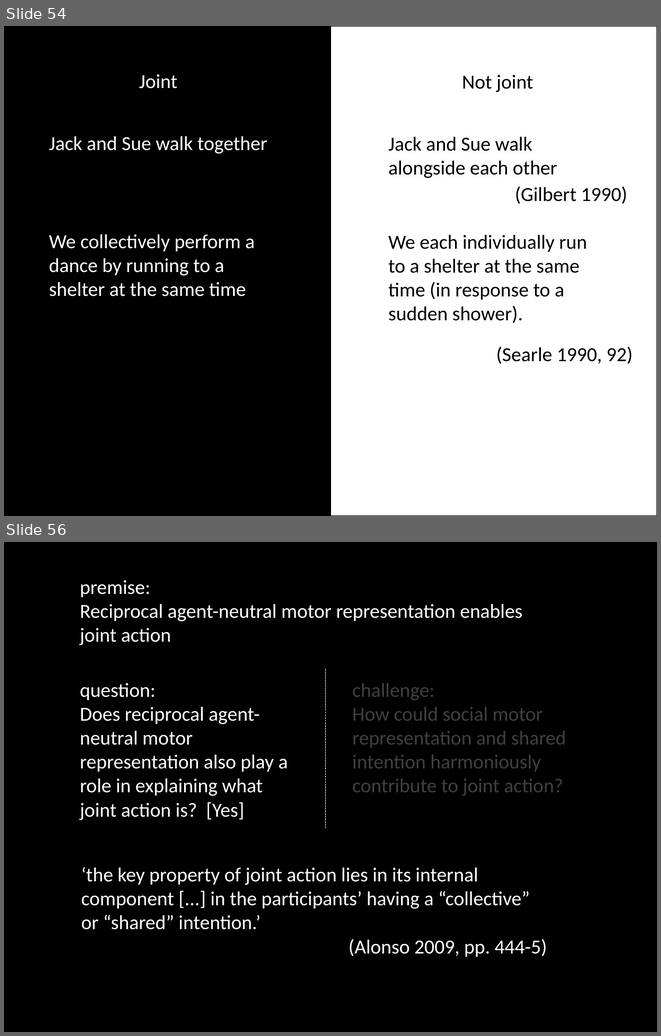
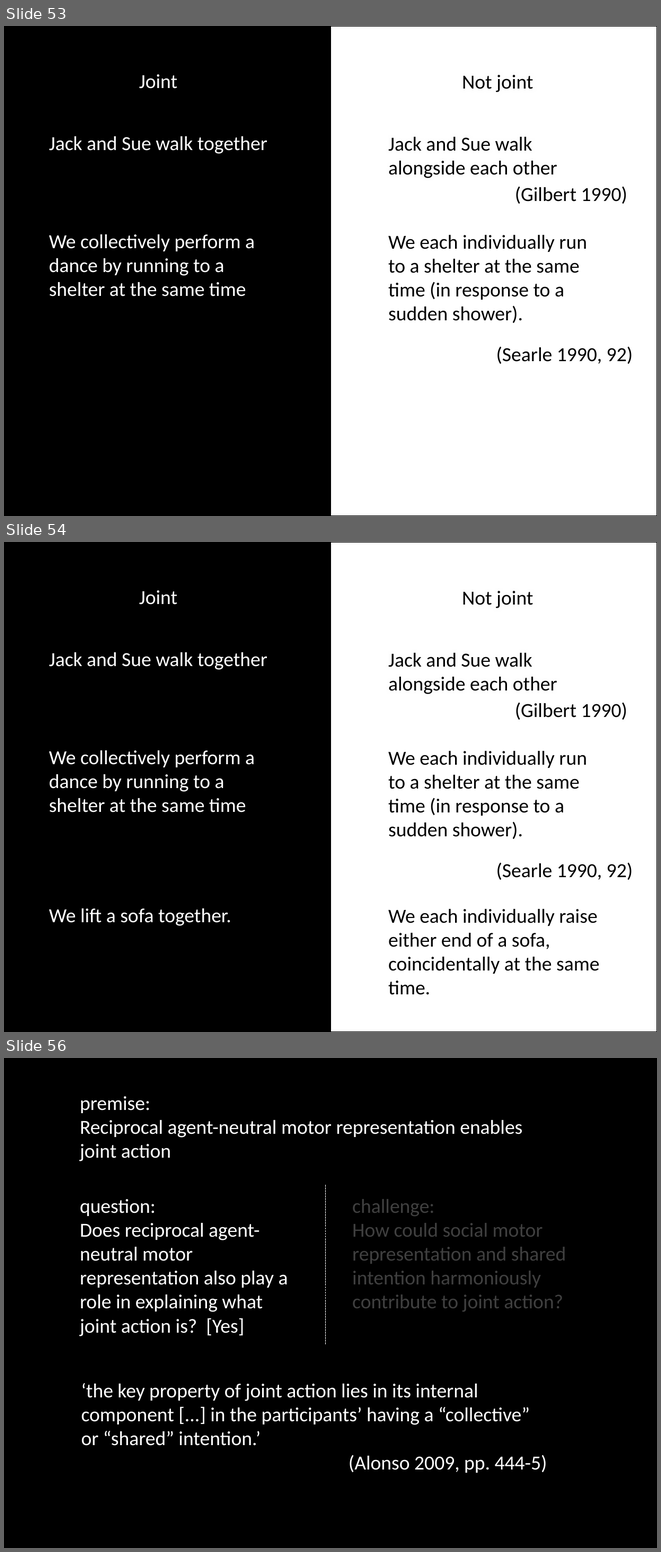
Before and after one commit to butterfill/writing, a slide deck: conf joint action --- sharing goals vs sharing intentions cambridge 2012 talk/intention and motor representation in joint action v2.pptx. Shown one above the other, each under a label of ours: slides 54 and 56 before the commit, slides 53, 54 and 56 after it; the slides between them are not shown. The pictures are 661x1036 and 661x1552 pixels, drawn with LibreOffice and Linux fonts; fonts in the diff are those of the drawing. Boxes give left, top, right and bottom in pixels: in the first picture for what was removed or moved away, otherwise in the second. Text is boxed around its words. In the diff, an @@ line names an element or a change of style, - is before the commit and + after.

```diff
--- a/conf joint action --- sharing goals vs sharing intentions cambridge 2012 talk/intention and motor representation in joint action v2.pptx
+++ b/conf joint action --- sharing goals vs sharing intentions cambridge 2012 talk/intention and motor representation in joint action v2.pptx
@@ slide 54 added at bbox=[4, 542, 657, 1032], background #000000 @@
@@ rectangle added at bbox=[330, 542, 657, 1032], fill #FFFFFF, outline #000000 0.75 pt @@
@@ text added at bbox=[139, 590, 177, 605], 22 pt, text #FFFFFF @@
+Joint
@@ text added at bbox=[462, 591, 533, 608], 22 pt, text #000000 @@
+Not joint
@@ text added at bbox=[49, 652, 267, 670], 22 pt, text #FFFFFF @@
+Jack and Sue walk together
@@ text added at bbox=[388, 653, 557, 694], 22 pt, text #000000 @@
+Jack and Sue walk alongside each other
@@ text added at bbox=[515, 702, 628, 720], 22 pt, text #000000 @@
+(Gilbert 1990)
@@ text added at bbox=[49, 750, 255, 812], 22 pt, text #FFFFFF @@
+We collectively perform a dance by running to a shelter at the same time
@@ text added at bbox=[388, 751, 587, 839], 22 pt, text #000000 @@
+We each individually run to a shelter at the same time (in response to a sudden shower).
@@ text added at bbox=[496, 862, 633, 880], 22 pt, text #000000 @@
+(Searle 1990, 92)
@@ text added at bbox=[49, 908, 231, 926], 22 pt, text #FFFFFF @@
+We lift a sofa together.
@@ text added at bbox=[388, 909, 599, 995], 22 pt, text #000000 @@
+We each individually raise either end of a sofa, coincidentally at the same time.
@@ what was slide 54 is now slide 53 @@
```
Also in this commit, not shown: 2 slides changed, 2 other slides added, 1 slide removed, 2 other files.
